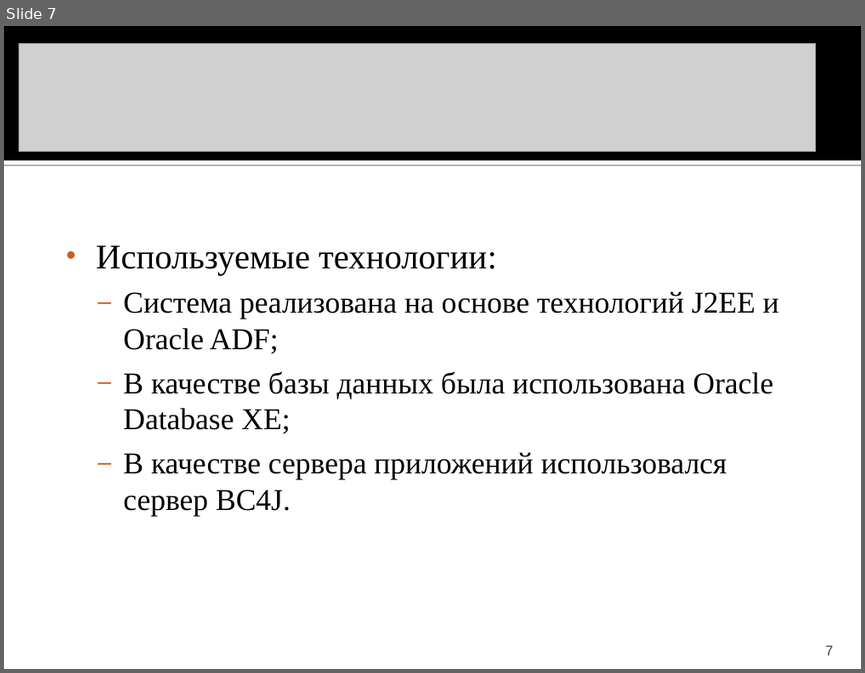
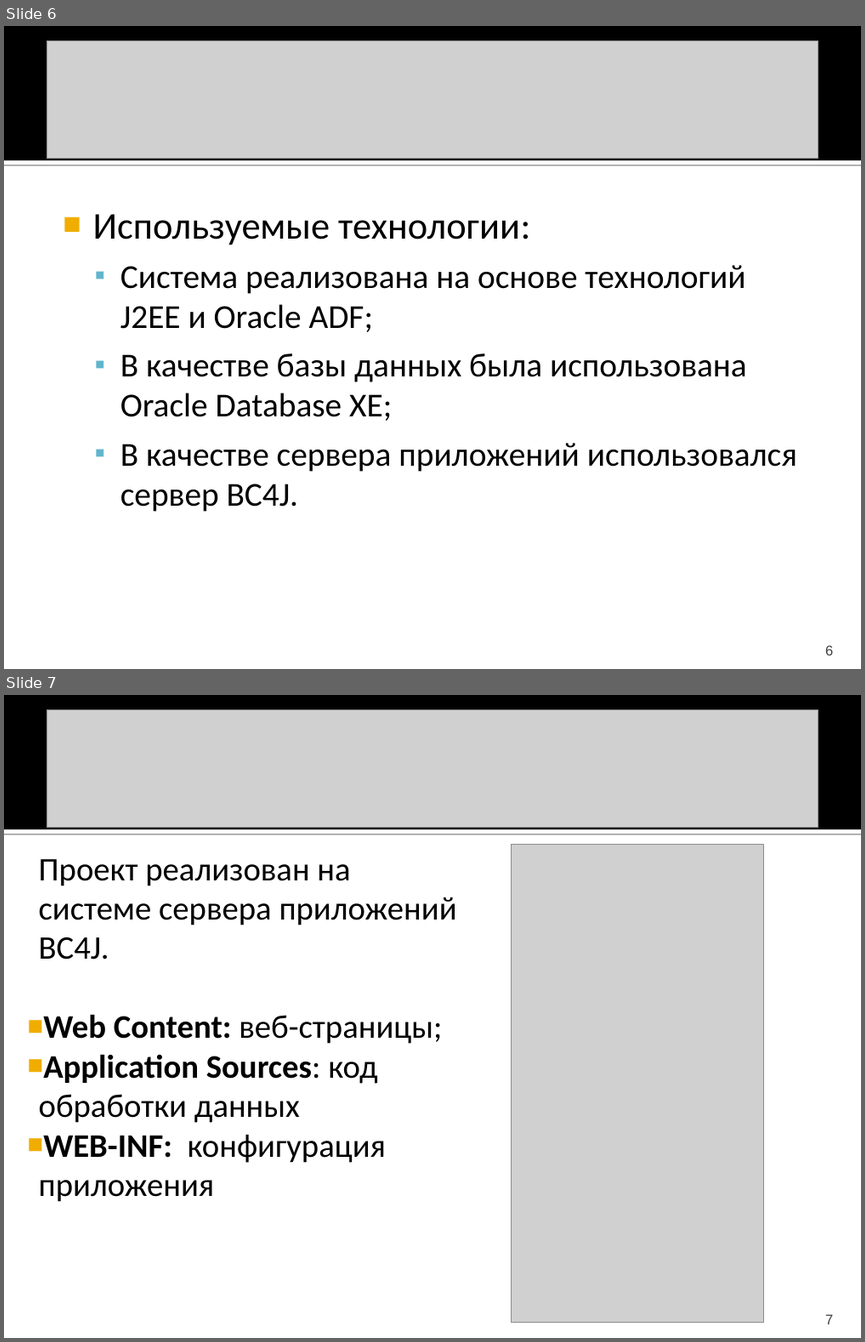
Before and after one commit to BarabancsikovaNatalia/CourseWork, a slide deck: Презентация к курсовой работе.ppt. Shown one above the other, each under a label of ours: slide 7 before the commit, slides 6 and 7 after it. The pictures are 865x673 and 865x1342 pixels, drawn with LibreOffice and Linux fonts; fonts in the diff are those of the drawing; grey boxes stand for pictures. Boxes give left, top, right and bottom in pixels: in the first picture for what was removed or moved away, otherwise in the second. Text is boxed around its words. In the diff, an @@ line names an element or a change of style, - is before the commit and + after.

```diff
--- a/Презентация к курсовой работе.ppt
+++ b/Презентация к курсовой работе.ppt
@@ slide 7 added at (4,695,861,1338), background #FFFFFF; not listed: 2 template elements that a slide beside it also shows @@
@@ picture added at (46,709,818,827) @@
@@ picture added at (511,844,764,1321) @@
@@ text added at (39,859,457,1202), 30.5 pt, text #000000 @@
+Проект реализован на системе сервера приложений BC4J.
+■ Web Content: веб-страницы;
+■ Application Sources: код обработки данных
+■ WEB-INF: конфигурация приложения
@@ page number added at (825,1314,833,1324), 13 pt, text #3F3F3F @@
+7
@@ what was slide 7 is now slide 6 @@
@@ slide 6 changed as well @@
@@ picture: place and size @@
-picture at (18,43,816,151)
+picture at (46,40,818,158)
@@ text "Используемые технологии:": place and size @@
-text "Используемые технологии:" at (96,245,779,515)
+text "Используемые технологии:" at (93,214,797,511)
@@ text "Используемые технологии:" at (93,214,797,511): size 32 to 35 pt in "Используемые технологии:"; font Times New Roman to Calibri; size 28 to 31 pt in "Система реализована на основе технологий J2EE и ...", "В качестве базы данных была использована Oracle ...", "В качестве сервера приложений использовался сервер BC4J."; bullet • to ■; bullet colour #CF5B1B to #F0AD00; bullet ‒ to ▪; bullet colour #CF5B1B to #60B5CC @@
@@ page number at (825,645,833,655): text changed @@
-7
+6
```
Also in this commit, not shown: 8 other slides changed, 4 other slides added, 5 slides removed, 1 other file.
